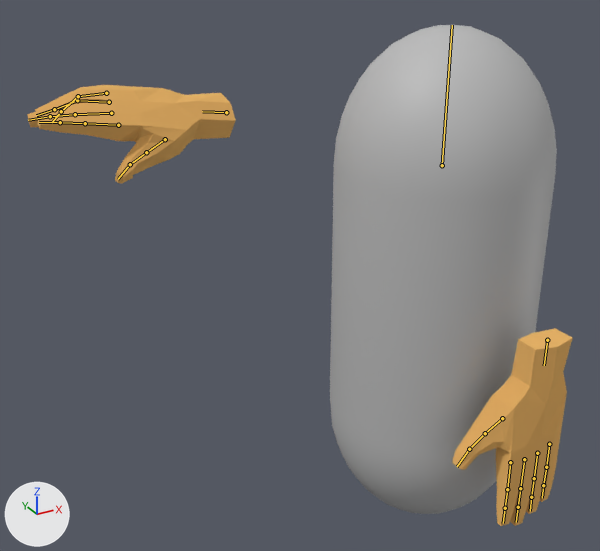
The Blender file Assets/Player/Arm Models.blend: old version first, new version second.
Both versions are drawn from a 50 mm camera at (-1.89, -2.35, 2.36) aimed at (-0.52, 0.14, 1.12). The lights are fixed; the arrows at lower left show +X, +Y and +Z. Both versions are drawn at frame 10 of the action 'Kunai Throw'; the numbers are the values there. The bones that bend it are drawn over the model as lines.

Names of what the first picture shows: 'Capsule', 'Mesh'.
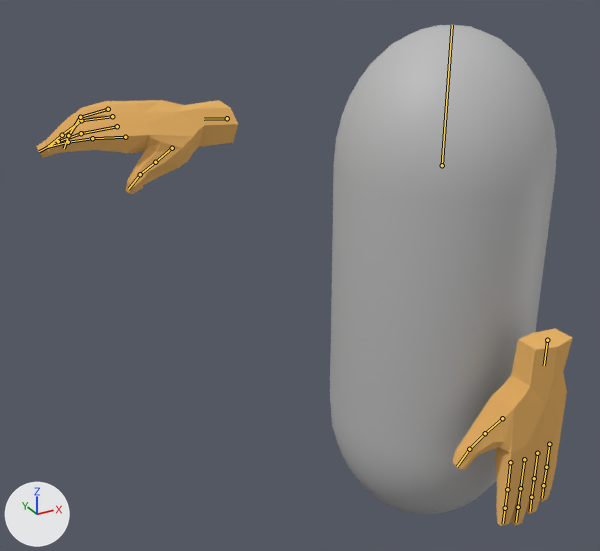
Where the change shows, as pixel boxes [x1, y1, x2, y2] in the pictures (600 x 551 px):
'Mesh', posed
    before: [27, 85, 573, 526]
    after: [36, 100, 573, 526]
bone 'Hand.R', root to tip
    before: (226, 112) to (202, 111)
    after: (227, 118) to (204, 119)
bone 'Middle.R.1', root to tip
    before: (111, 113) to (75, 114)
    after: (117, 126) to (81, 133)
bone 'Middle.R.2', root to tip
    before: (75, 114) to (50, 116)
    after: (81, 133) to (58, 141)
bone 'Ring.R.1', root to tip
    before: (109, 102) to (77, 100)
    after: (112, 116) to (81, 120)
bone 'Ring.R.2', root to tip
    before: (77, 100) to (54, 109)
    after: (81, 120) to (62, 135)
bone 'Index.R.1', root to tip
    before: (118, 125) to (85, 123)
    after: (125, 137) to (92, 138)
bone 'Index.R.2', root to tip
    before: (85, 123) to (60, 122)
    after: (92, 138) to (68, 142)
bone 'Index.R.3', root to tip
    before: (60, 122) to (39, 122)
    after: (68, 142) to (48, 147)
bone 'Pinky.R.1', root to tip
    before: (106, 93) to (78, 96)
    after: (108, 109) to (80, 117)
bone 'Pinky.R.2', root to tip
    before: (78, 96) to (61, 111)
    after: (80, 117) to (68, 135)
bone 'Thumb.R.2', root to tip
    before: (146, 152) to (130, 164)
    after: (155, 162) to (140, 174)

Diff of the bpy script that builds the scene:
```diff
--- a/Assets/Player/Arm Models.blend.py
+++ b/Assets/Player/Arm Models.blend.py
@@ bone_hand_r @@
 bone_hand_r = bpy.data.objects['Player Rig'].pose.bones['Hand.R']  # child of 'Root'
-bone_hand_r.location = (0.02, -0.629, 0.663)
-bone_hand_r.rotation_quaternion = (0.348, 0.412, -0.575, -0.663)  # degrees (87, 8, -117)
+bone_hand_r.location = (0.019, -0.606, 0.661)
+bone_hand_r.rotation_quaternion = (0.355, 0.442, -0.57, -0.595)  # degrees (92, 7, -111)
@@ bone_middle_r_1 @@
 bone_middle_r_1 = bpy.data.objects['Player Rig'].pose.bones['Middle.R.1']  # child of 'Hand.R'
-bone_middle_r_1.rotation_quaternion = (1.008, -0.052, 0.0, 0.0)  # degrees (-6, 0, 0)
+bone_middle_r_1.rotation_quaternion = (0.996, -0.091, 0.0, 0.0)  # degrees (-10, 0, 0)
@@ bone_middle_r_2 @@
 bone_middle_r_2 = bpy.data.objects['Player Rig'].pose.bones['Middle.R.2']  # child of 'Middle.R.1'
-bone_middle_r_2.rotation_quaternion = (1.03, -0.024, 0.0, 0.0)  # degrees (-3, 0, 0)
+bone_middle_r_2.rotation_quaternion = (0.996, -0.091, 0.0, 0.0)  # degrees (-10, 0, 0)
@@ bone_ring_r_1 @@
 bone_ring_r_1 = bpy.data.objects['Player Rig'].pose.bones['Ring.R.1']  # child of 'Hand.R'
-bone_ring_r_1.rotation_quaternion = (1.018, 0.0, 0.0, 0.0)  # degrees (0, 0, 0)
+bone_ring_r_1.rotation_quaternion = (0.999, -0.054, 0.0, 0.0)  # degrees (-6, 0, 0)
@@ bone_ring_r_2 @@
 bone_ring_r_2 = bpy.data.objects['Player Rig'].pose.bones['Ring.R.2']  # child of 'Ring.R.1'
-bone_ring_r_2.rotation_quaternion = (0.983, -0.263, 0.0, 0.0)  # degrees (-30, 0, 0)
+bone_ring_r_2.rotation_quaternion = (0.951, -0.31, 0.0, 0.0)  # degrees (-36, 0, 0)
@@ bone_index_r_1 @@
 bone_index_r_1 = bpy.data.objects['Player Rig'].pose.bones['Index.R.1']  # child of 'Hand.R'
-bone_index_r_1.rotation_quaternion = (1.001, 0.015, 0.0, 0.0)  # degrees (2, 0, 0)
+bone_index_r_1.rotation_quaternion = (1.0, 0.0, 0.0, 0.0)  # degrees (0, 0, 0)
@@ bone_index_r_2 @@
 bone_index_r_2 = bpy.data.objects['Player Rig'].pose.bones['Index.R.2']  # child of 'Index.R.1'
-bone_index_r_2.rotation_quaternion = (1.01, -0.019, 0.0, 0.0)  # degrees (-2, 0, 0)
+bone_index_r_2.rotation_quaternion = (0.998, -0.06, 0.0, 0.0)  # degrees (-7, 0, 0)
@@ bone_index_r_3 @@
 bone_index_r_3 = bpy.data.objects['Player Rig'].pose.bones['Index.R.3']  # child of 'Index.R.2'
-bone_index_r_3.rotation_quaternion = (1.021, -0.002, 0.0, 0.0)  # degrees (0, 0, 0)
+bone_index_r_3.rotation_quaternion = (0.998, -0.06, 0.0, 0.0)  # degrees (-7, 0, 0)
@@ bone_pinky_r_1 @@
 bone_pinky_r_1 = bpy.data.objects['Player Rig'].pose.bones['Pinky.R.1']  # child of 'Hand.R'
-bone_pinky_r_1.rotation_quaternion = (1.007, -0.109, 0.0, 0.0)  # degrees (-12, 0, 0)
+bone_pinky_r_1.rotation_quaternion = (0.988, -0.153, 0.0, 0.0)  # degrees (-18, 0, 0)
@@ bone_pinky_r_2 @@
 bone_pinky_r_2 = bpy.data.objects['Player Rig'].pose.bones['Pinky.R.2']  # child of 'Pinky.R.1'
-bone_pinky_r_2.rotation_quaternion = (0.944, -0.365, 0.0, 0.0)  # degrees (-42, 0, 0)
+bone_pinky_r_2.rotation_quaternion = (0.915, -0.403, 0.0, 0.0)  # degrees (-48, 0, 0)
@@ bone_thumb_r_2 @@
 bone_thumb_r_2 = bpy.data.objects['Player Rig'].pose.bones['Thumb.R.2']  # child of 'Thumb.R.1'
-bone_thumb_r_2.rotation_quaternion = (1.0, 0.008, 0.0, 0.0)  # degrees (1, 0, 0)
+bone_thumb_r_2.rotation_quaternion = (1.0, 0.0, 0.0, 0.0)  # degrees (0, 0, 0)
```
